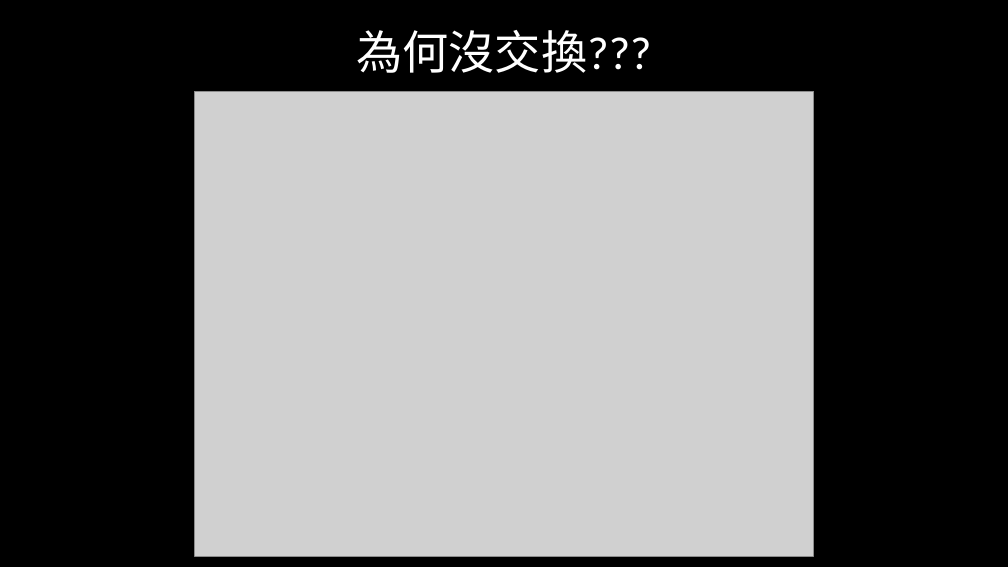
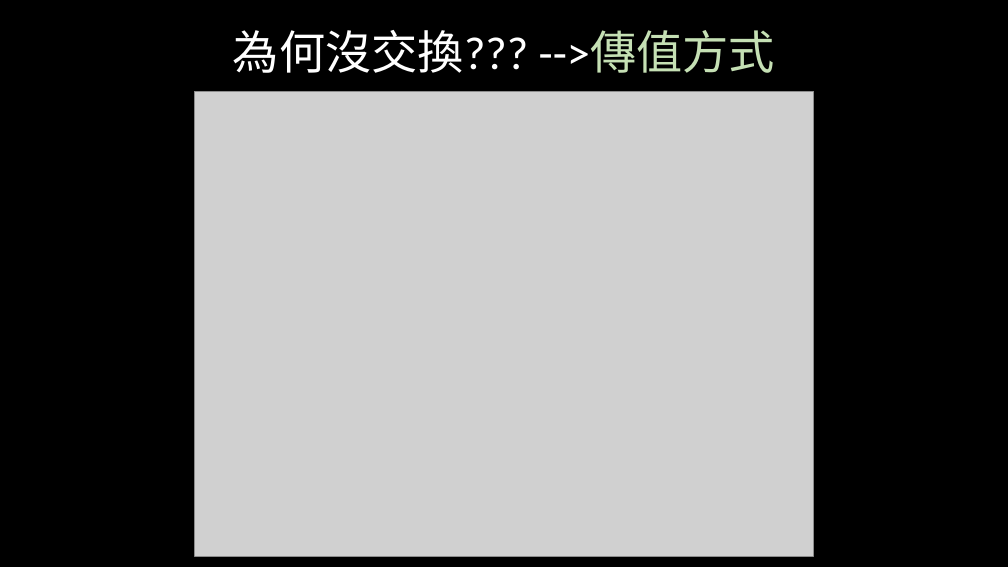
Before and after one commit to weermark/class, a slide deck: slide 8 of practical_class/class_ppt/0331程一實習.pptx (slide 9 before the commit). Drawn at 1008x567 pixels with LibreOffice and Linux fonts; fonts in the diff are those of the drawing; grey boxes stand for pictures. Boxes give left, top, right and bottom in pixels: in the first picture for what was removed or moved away, otherwise in the second. Text is boxed around its words. In the diff, an @@ line names an element or a change of style, - is before the commit and + after.

```diff
--- a/practical_class/class_ppt/0331程一實習.pptx
+++ b/practical_class/class_ppt/0331程一實習.pptx
@@ title at (233,30,775,73): text changed @@
-為何沒交換???
+為何沒交換??? -->傳值方式
```
Also in this commit, not shown: 4 other slides changed, 1 slide added, 1 slide removed, 1 other file.
